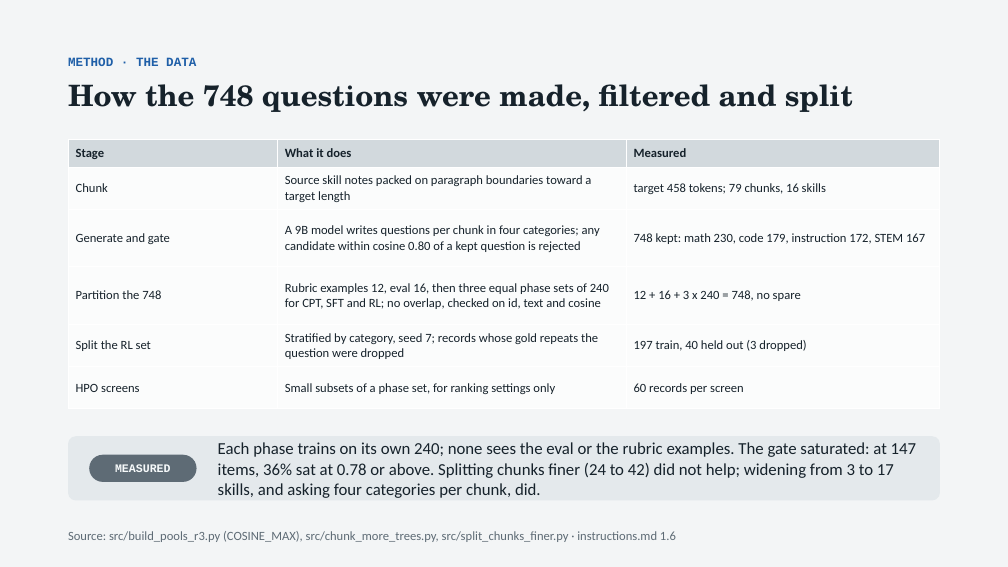
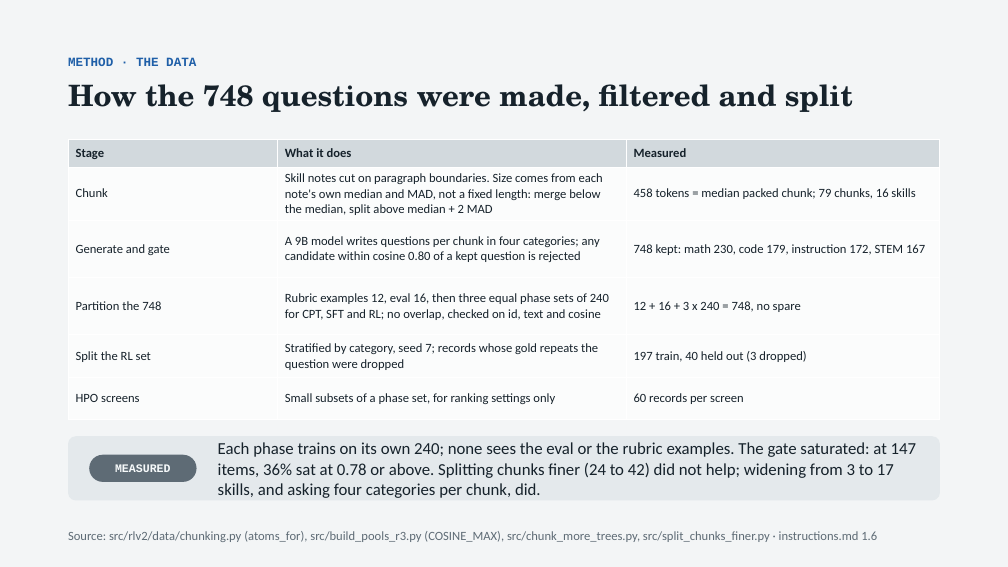
Before and after one commit to thistleknot/rl_v2_share, a slide deck: slide 5 of docs/RL_V2_rl.pptx. Drawn at 1008x567 pixels with LibreOffice and Linux fonts; fonts in the diff are those of the drawing. Boxes give left, top, right and bottom in pixels: in the first picture for what was removed or moved away, otherwise in the second. Text is boxed around its words. In the diff, an @@ line names an element or a change of style, - is before the commit and + after.

```diff
--- a/docs/RL_V2_rl.pptx
+++ b/docs/RL_V2_rl.pptx
@@ table at box(68, 140, 940, 409) @@
-row 2, column 2: Source skill notes packed on paragraph boundaries toward a target length
+row 2, column 2: Skill notes cut on paragraph boundaries. Size comes from each note's own median and MAD, not a fixed length: merge below the median, split above median + 2 MAD
-row 2, column 3: target 458 tokens; 79 chunks, 16 skills
+row 2, column 3: 458 tokens = median packed chunk; 79 chunks, 16 skills
@@ text at box(68, 531, 877, 542): text changed @@
-Source: src/build_pools_r3.py (COSINE_MAX), src/chunk_more_trees.py, src/split_chunks_finer.py · instructions.md 1.6
+Source: src/rlv2/data/chunking.py (atoms_for), src/build_pools_r3.py (COSINE_MAX), src/chunk_more_trees.py, src/split_chunks_finer.py · instructions.md 1.6
```
